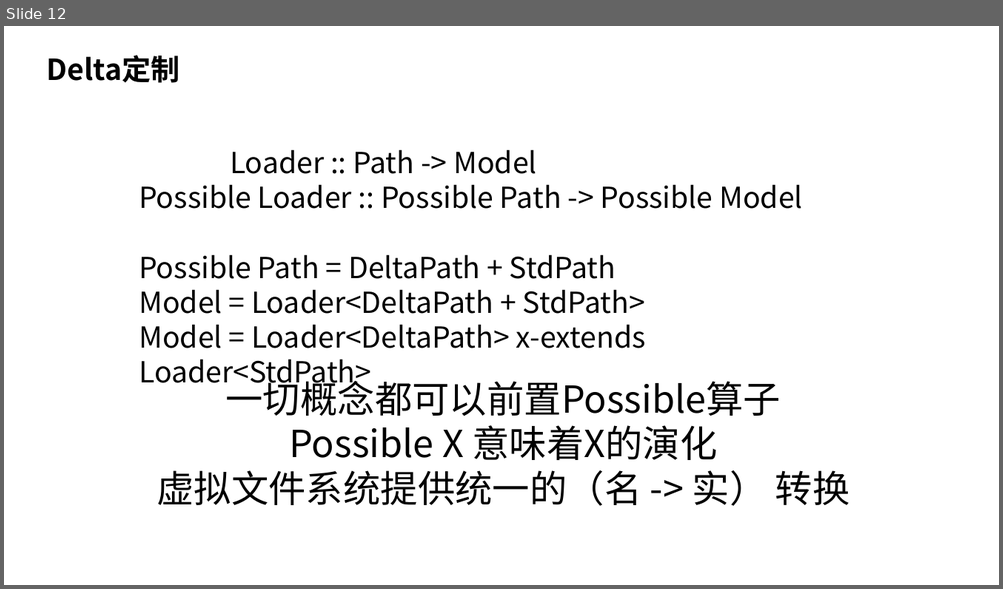
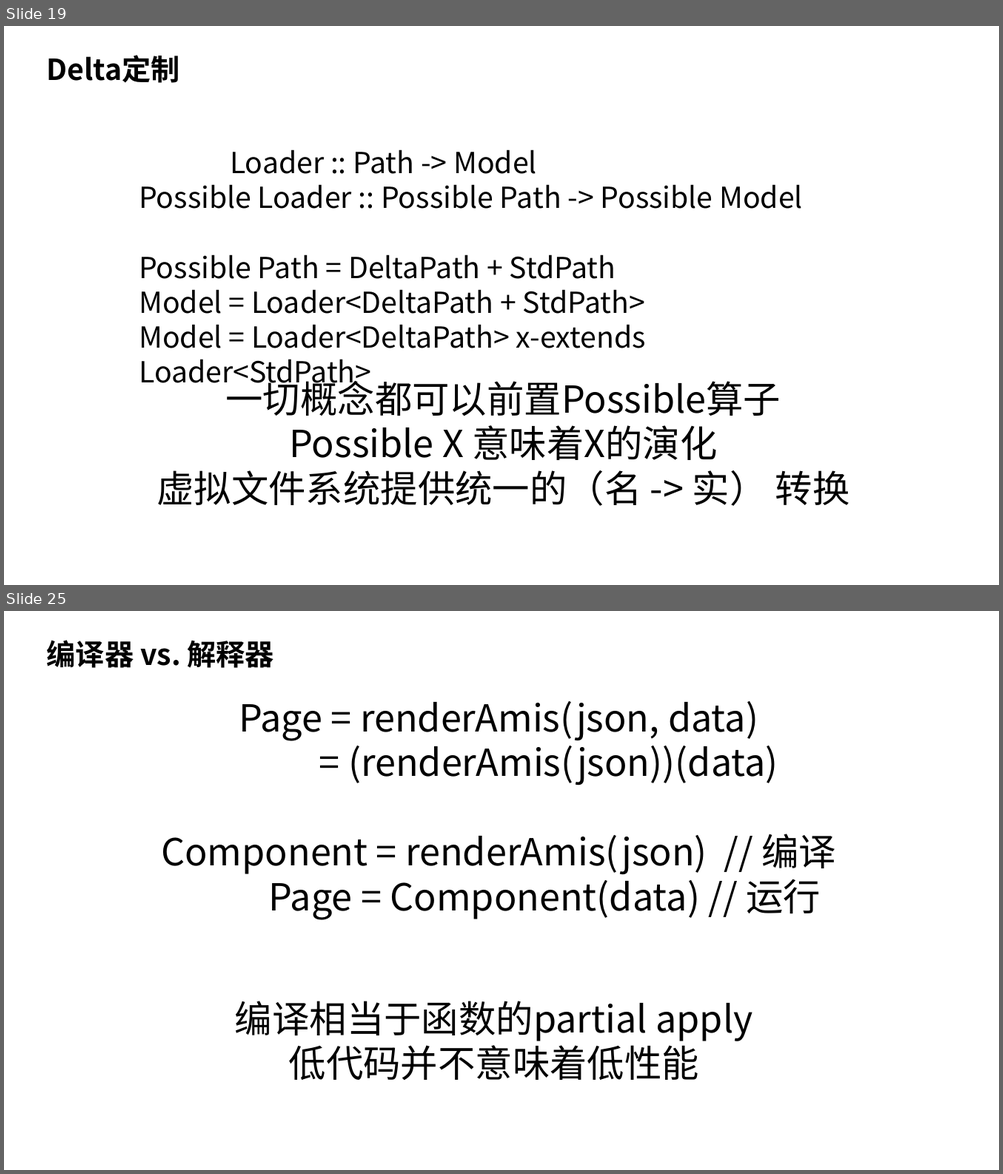
Before and after one commit to nop-platform/nop-entropy-docs, a slide deck: src/ppt/theory-of-reversible-computation.pptx. Shown one above the other, each under a label of ours: slide 12 before the commit, slides 19 and 25 after it; the slides between them are not shown. The pictures are 1003x589 and 1003x1174 pixels, drawn with LibreOffice and Linux fonts; fonts in the diff are those of the drawing. Boxes give left, top, right and bottom in pixels: in the first picture for what was removed or moved away, otherwise in the second. Text is boxed around its words. In the diff, an @@ line names an element or a change of style, - is before the commit and + after.

```diff
--- a/src/ppt/theory-of-reversible-computation.pptx
+++ b/src/ppt/theory-of-reversible-computation.pptx
@@ slide 25 added at bbox=[4, 611, 999, 1170], background #FFFFFF @@
@@ text added at bbox=[47, 640, 274, 668], 28 pt, text #000000, bold @@
+编译器 vs. 解释器
@@ text added at bbox=[161, 701, 836, 920], 36 pt, text #000000 @@
+Page = renderAmis(json, data)
+= (renderAmis(json))(data)
+Component = renderAmis(json) // 编译
+Page = Component(data) // 运行
@@ text added at bbox=[235, 1001, 752, 1081], 36 pt, text #000000 @@
+编译相当于函数的partial apply
+低代码并不意味着低性能
@@ what was slide 12 is now slide 19 @@
```
Also in this commit, not shown: 2 slides changed, 12 other slides added, 1 other file.
